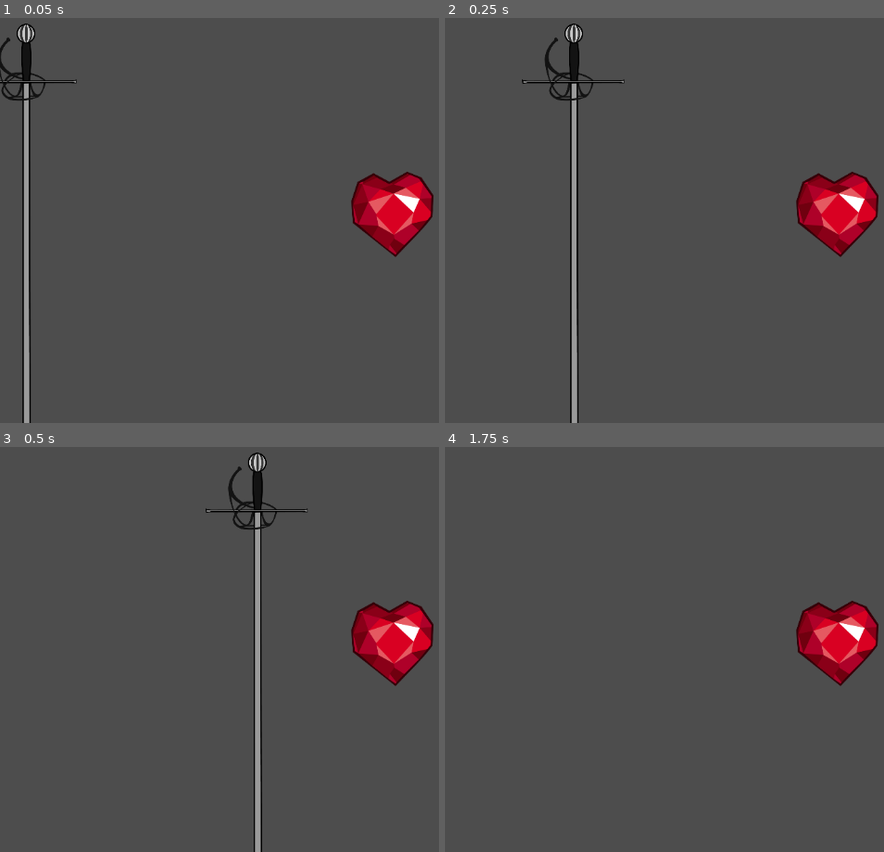
Above: before the commit, frames 1-4 (two rows, left to right).
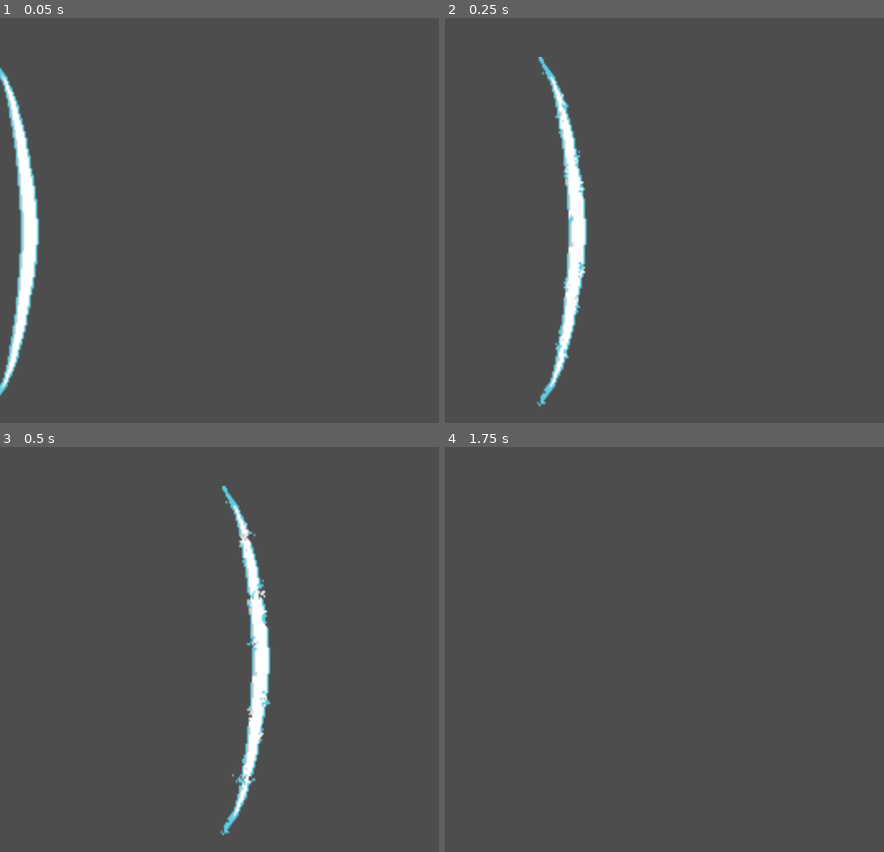
Above: after the commit, the same moments.

Repository: zelcamn/TheGame
Game: Godot game, scene res://scenes/battle_scenes/core_attack_patern.tscn
Two runs of this game, one before a commit and one after it. Both use one fixed random seed, a clock stepped at 60 frames per second and the inputs below.
Inputs:
- Up to frame 1 (0.05 s): no input
- Up to frame 2 (0.25 s): no input
- Up to frame 3 (0.5 s): no input
- Up to frame 4 (1.75 s): tap Enter (ui_accept) at 0.5, 0.6, 0.77, 1.07, 1.25, 1.35, 1.52 s; hold Right (moveRight) 0.53-1.28 s; hold Down (moveDown) from 1.28 s (still down)

The runs differ from the first frame. In frame 1, 6.7% of the frame differs, in the area x 0-99%, y 1-100%; in frame 2, 6.9%, in the area x 17-99%, y 1-100%; in frame 3, 6.9%; in frame 4, 2.7%.

Commit message:
#23 Исправить ошибку с файлом, изменить спрайты, задать перемещение ядра при ударе, создать тестовую кнопку

Diff:
--- /dev/null
+++ b/TEST1.gd
@@ -0,0 +1,23 @@
+extends Node2D
+
+const enemy = preload("res://scenes/battle_scenes/heart.tscn")
+const attack = preload("res://scenes/battle_scenes/core_attack_patern.tscn")
+# Called when the node enters the scene tree for the first time.
+var block = 0
+
+func _ready():
+	var enemy = enemy.instantiate()
+	enemy.global_position = Vector2(550,300)
+	add_child(enemy) # Replace with function body.
+
+
+# Called every frame. 'delta' is the elapsed time since the previous frame.
+func _process(delta):
+	pass
+
+
+func _on_button_pressed():
+	if block == 0:
+		var attack = attack.instantiate()
+		add_child(attack)
+		block = 1 # Replace with function body.
--- a/scenes/battle_scenes/battle_scripts/core_attack_patern.gd
+++ b/scenes/battle_scenes/battle_scripts/core_attack_patern.gd
@@ -5,7 +5,7 @@
 
 #параметры вызова атак
 var line = [[Vector2(0,350),0,Vector2(1,0)],[Vector2(0,-200),45,Vector2(1.15,1.15)],
-[Vector2(1000,-200),-45,Vector2(-1.3,1.3)]] #в теории можно наполнять из вне
+[Vector2(1000,-200),135,Vector2(-1.3,1.3)]] #в теории можно наполнять из вне
 
 func _ready():
 	for i in line:
--- a/scenes/battle_scenes/battle_scripts/heart.gd
+++ b/scenes/battle_scenes/battle_scripts/heart.gd
@@ -20,7 +20,7 @@
 	print("Current health: " + str(health.health))
 
 	health.health = hp.damage(health.health,dmg) #нанесение урона и возвращение хп
-
+	global_position = Vector2(randf_range(200,800),randf_range(200,400))
 	print("Taken " + str(dmg) + " damage")
 	print("Health after damage: " + str(health.health) +"\n")
 	return health.health
--- a/scenes/battle_scenes/battle_scripts/slash_line.gd
+++ b/scenes/battle_scenes/battle_scripts/slash_line.gd
@@ -17,6 +17,7 @@
 func PressAttack():
 	if Input.is_action_just_pressed("ui_accept"):
 		get_node("CollisionShape2D").disabled = false
+		get_node("CollisionShape2D2").disabled = false
 		#queue_free()
 		del()
 
--- a/scenes/battle_scenes/core_attack_patern.tscn
+++ b/scenes/battle_scenes/core_attack_patern.tscn
@@ -1,10 +1,6 @@
-[gd_scene load_steps=3 format=3 uid="uid://b35w6t3um7c8c"]
+[gd_scene load_steps=2 format=3 uid="uid://b35w6t3um7c8c"]
 
 [ext_resource type="Script" path="res://scenes/battle_scenes/battle_scripts/core_attack_patern.gd" id="1_2537p"]
-[ext_resource type="PackedScene" uid="uid://b7ae82kihyk5w" path="res://scenes/battle_scenes/heart.tscn" id="2_1vxm1"]
 
 [node name="core_attack_patern" type="Node2D"]
 script = ExtResource("1_2537p")
-
-[node name="heart" parent="." instance=ExtResource("2_1vxm1")]
-position = Vector2(611, 324)
--- a/scenes/battle_scenes/heart.tscn
+++ b/scenes/battle_scenes/heart.tscn
@@ -1,7 +1,7 @@
 [gd_scene load_steps=5 format=3 uid="uid://b7ae82kihyk5w"]
 
 [ext_resource type="Script" path="res://scenes/battle_scenes/battle_scripts/heart.gd" id="1_mcwsf"]
-[ext_resource type="Texture2D" uid="uid://p4r2b3tekb2s" path="res://res/sprites/testSprites/heart.png" id="2_3crld"]
+[ext_resource type="Texture2D" uid="uid://m0oeimksrslr" path="res://res/sprites/battle/Slime-core.png" id="2_8oh27"]
 [ext_resource type="PackedScene" uid="uid://h2gkpi2324v8" path="res://scenes/battle_scenes/attack_component.tscn" id="3_78hp7"]
 
 [sub_resource type="CircleShape2D" id="CircleShape2D_4x0xo"]
@@ -12,8 +12,9 @@
 hp = NodePath("attack_component")
 
 [node name="Sprite2D" type="Sprite2D" parent="."]
-scale = Vector2(0.438333, 0.463311)
-texture = ExtResource("2_3crld")
+position = Vector2(0.999999, 8.5)
+scale = Vector2(1.0625, 1.28906)
+texture = ExtResource("2_8oh27")
 
 [node name="CollisionShape2D" type="CollisionShape2D" parent="."]
 shape = SubResource("CircleShape2D_4x0xo")
--- a/scenes/battle_scenes/slash_line.tscn
+++ b/scenes/battle_scenes/slash_line.tscn
@@ -1,25 +1,53 @@
-[gd_scene load_steps=4 format=3 uid="uid://d3pu6vhxnf67b"]
+[gd_scene load_steps=7 format=3 uid="uid://d3pu6vhxnf67b"]
 
 [ext_resource type="Script" path="res://scenes/battle_scenes/battle_scripts/slash_line.gd" id="1_c7lq7"]
-[ext_resource type="Texture2D" uid="uid://ddufvn6sx5ahp" path="res://res/sprites/testSprites/меч.png" id="1_w8676"]
+[ext_resource type="Texture2D" uid="uid://bfjg63rkib2k2" path="res://res/sprites/battle/Player-attack1.png" id="2_lr71g"]
+[ext_resource type="Texture2D" uid="uid://kt2i3wwdspkp" path="res://res/sprites/battle/Player-attack2.png" id="3_ycsfj"]
+[ext_resource type="Texture2D" uid="uid://q0bp74a05v75" path="res://res/sprites/battle/Player-attack3.png" id="4_k1air"]
 
-[sub_resource type="RectangleShape2D" id="RectangleShape2D_wv7qb"]
-size = Vector2(10, 539)
+[sub_resource type="SpriteFrames" id="SpriteFrames_o14n1"]
+animations = [{
+"frames": [{
+"duration": 1.0,
+"texture": ExtResource("2_lr71g")
+}, {
+"duration": 1.0,
+"texture": ExtResource("3_ycsfj")
+}, {
+"duration": 1.0,
+"texture": ExtResource("4_k1air")
+}],
+"loop": true,
+"name": &"default",
+"speed": 5.0
+}]
+
+[sub_resource type="CapsuleShape2D" id="CapsuleShape2D_4my6t"]
+radius = 9.96414
+height = 273.25
 
 [node name="CharacterBody2D" type="CharacterBody2D"]
 script = ExtResource("1_c7lq7")
-
-[node name="Sprite2D" type="Sprite2D" parent="."]
-scale = Vector2(0.265, 0.264838)
-texture = ExtResource("1_w8676")
-
-[node name="CollisionShape2D" type="CollisionShape2D" parent="."]
-position = Vector2(1, 42.5)
-shape = SubResource("RectangleShape2D_wv7qb")
-disabled = true
 
 [node name="VisibleOnScreenNotifier2D" type="VisibleOnScreenNotifier2D" parent="."]
 position = Vector2(-1.5, 1.21593e-05)
 scale = Vector2(8.35, 33.1)
 
+[node name="AnimatedSprite2D" type="AnimatedSprite2D" parent="."]
+scale = Vector2(2.5625, 3.4)
+sprite_frames = SubResource("SpriteFrames_o14n1")
+autoplay = "default"
+
+[node name="CollisionShape2D" type="CollisionShape2D" parent="."]
+position = Vector2(-14, 139)
+rotation = 0.226893
+shape = SubResource("CapsuleShape2D_4my6t")
+disabled = true
+
+[node name="CollisionShape2D2" type="CollisionShape2D" parent="."]
+position = Vector2(-16, -137)
+rotation = -0.230383
+shape = SubResource("CapsuleShape2D_4my6t")
+disabled = true
+
 [connection signal="screen_exited" from="VisibleOnScreenNotifier2D" to="." method="_on_visible_on_screen_notifier_2d_screen_exited"]
--- /dev/null
+++ b/scenes/battle_scenes/test_1.tscn
@@ -0,0 +1,16 @@
+[gd_scene load_steps=2 format=3 uid="uid://taryb7hgjwyc"]
+
+[ext_resource type="Script" path="res://TEST1.gd" id="1_tbu3q"]
+
+[node name="TEST1" type="Node2D"]
+script = ExtResource("1_tbu3q")
+
+[node name="Button" type="Button" parent="."]
+offset_left = 117.0
+offset_top = 105.0
+offset_right = 241.0
+offset_bottom = 136.0
+text = "Атака 1
+"
+
+[connection signal="pressed" from="Button" to="." method="_on_button_pressed"]
--- a/scenes/scripts/global_info.gd
+++ b/scenes/scripts/global_info.gd
@@ -6,7 +6,7 @@
 var playerBaseDamage = 5
 
 #параметры мобов
-var slimeHealth = 10
+var slimeHealth = 20
 
 #вспомогательные
 var attack_is_pressed = 0
Binary file added: res/sprites/battle/Player-attack1.png
Not shown, added: res/sprites/battle/Player-attack1.png.import
Binary file added: res/sprites/battle/Player-attack2.png
Not shown, added: res/sprites/battle/Player-attack2.png.import
Binary file added: res/sprites/battle/Player-attack3.png
Not shown, added: res/sprites/battle/Player-attack3.png.import
Binary file added: res/sprites/battle/Slime-core.png
Not shown, added: res/sprites/battle/Slime-core.png.import
